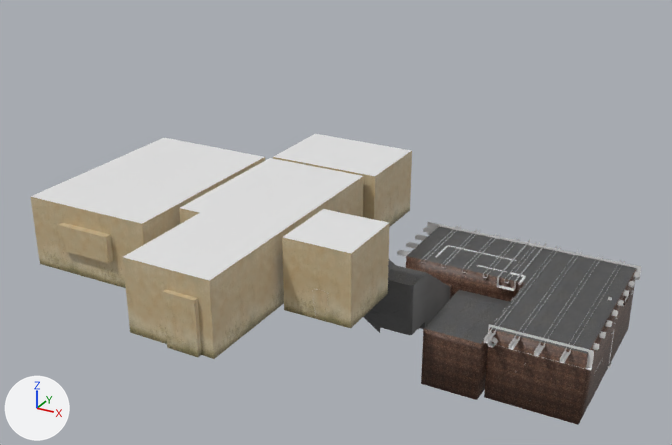
The FBX model DeathGameData/Assets/maps/Basement.fbx as it was, and as the next commit left it.
Camera for both pictures: a camera (50 mm lens) standing at (14.6, -36.8, 21.9) and looking at (-4.6, -1.9, 4.4). The axes (+X, +Y, +Z) are drawn at lower left. The lights are the same throughout. The picture after the commit comes second. Objects named as collision shapes, trigger or cutter boxes, shadow casters or lower levels of detail are left out. Where no turn or scale is listed for an object, it has been applied to the vertices. Vertices at exactly the same position are counted once.

Names of what the first picture shows: 'Basement', 'Basement_roof', 'Inside_Hall', 'Inside_LivingRoom', 'Inside_bathroom', 'Inside_bedroom', 'Stairs' and 2 more.
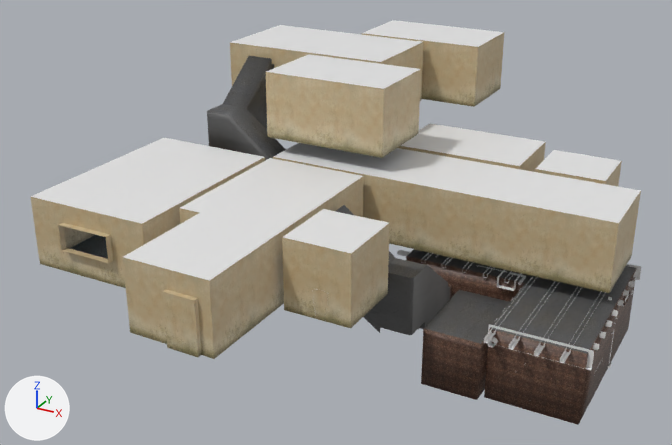
Location of each change, (x1, y1, x2, y2) in pixels of the pictures (672 x 445 px):
'Inside_hallway', added: after (273, 143, 641, 293)
'Upper_bedrooms.001', added (beige): after (266, 54, 421, 158)
'Upper_bedrooms.002', added: after (362, 20, 504, 107)
'Inside_bedroom', deleted: before (273, 134, 412, 227)
'Upper_bedrooms', added: after (230, 25, 424, 101)
'Upper_stairs', added: after (207, 56, 286, 161)
'Stairs', reshaped: before (338, 211, 450, 335); after (336, 205, 450, 335)
'Inside_hallway.001', added: after (398, 123, 546, 172)
'Inside_hallway.002', added: after (535, 150, 622, 186)
part 1 of me_cube_018, deleted (brown): before (58, 225, 108, 263)
part 2 of me_cube_018, surface changed: after (69, 235, 108, 259)
part 3 of me_cube_024, added: after (336, 205, 450, 333)

Diff of the bpy script that builds the scene:
```diff
--- a/DeathGameData/Assets/maps/Basement.fbx.py
+++ b/DeathGameData/Assets/maps/Basement.fbx.py
@@ me_cube_024 @@
-me_cube_024.from_pydata(...)  # 125 vertices, 67 faces; spans x -3.07..1.17, y -5.64..-1.45, z -0.28..6.25
+me_cube_024.from_pydata(...)  # 148 vertices, 88 faces; spans x -3.07..1.17, y -5.64..-1.45, z -0.28..6.59
+# me_cube_024 part 3: 23 vertices added at x -2.79..1.17, y -5.64..-1.73, z -0.08..6.59
 me_cube_024.materials.append(mat_stairs_ceiling)
@@ me_cube_018 @@
 # verts and faces of me_cube_018; kept vertices keep their numbers, new ones are numbered from 82
-me_cube_018.from_pydata(...)  # 82 vertices, 78 faces; spans x -14.61..-8.01, y -11.19..-1.9, z 3.91..7.09
+me_cube_018.from_pydata(...)  # 82 vertices, 76 faces; spans x -14.61..-8.01, y -11.19..-1.9, z 3.91..7.09
+# me_cube_018 part 1
+delete_faces([(50, 53, 52, 51)])
+# me_cube_018 part 2: 13 kept faces spanning x -14.31..-8.01, y -10.9..-1.9, z 3.91 get new texture (UV) coordinates
+# other edits to the shape of me_cube_018 do not show in these pictures
 me_cube_018.materials.append(mat_inside_wall)
@@ ob_inside_bedroom @@
-ob_inside_bedroom = bpy.data.objects.new('Inside_bedroom', me_cube_012)
@@ ob_inside_hallway_001 @@
+ob_inside_hallway_001 = bpy.data.objects.new('Inside_hallway.001', me_cube_040)  # 46 vertices, 42 faces; spans x -3.58..2.65, y 2.37..6.68, z 3.91..7.09; in mat_inside_wall (picture img_inside_wall_png), mat_inside_floor (picture img_inside_floor_png), mat_inside_ceiling (white #e7e7e7)
+ob_inside_hallway_001.location = (-0.09, -0.01, -0.05)
@@ ob_inside_hallway_002 @@
+ob_inside_hallway_002 = bpy.data.objects.new('Inside_hallway.002', me_cube_041)  # 38 vertices, 34 faces; spans x 3.36..6.6, y 2.37..5.68, z 3.91..7.09; in mat_inside_wall (picture img_inside_wall_png), mat_inside_floor (picture img_inside_floor_png), mat_inside_ceiling (white #e7e7e7)
+ob_inside_hallway_002.location = (-0.09, -0.01, -0.05)
@@ ob_upper_stairs @@
+ob_upper_stairs = bpy.data.objects.new('Upper_stairs', me_cube_038)  # 148 vertices, 88 faces; spans x -8.27..-4.08, y -1.15..3.09, z 3.62..10.49; in mat_stairs_ceiling (picture img_stone_ceiling_jpg), mat_stairs_walls (picture img_stairs_wall_png)
+ob_upper_stairs.location = (-4.04, -0.01, -0.05)
@@ ob_upper_bedrooms_001 @@
+ob_upper_bedrooms_001 = bpy.data.objects.new('Upper_bedrooms.001', me_cube_042)  # 46 vertices, 42 faces; spans x -4.66..1.44, y -1.16..3.06, z 7.81..10.99; in mat_inside_wall (picture img_inside_wall_png), mat_inside_floor (picture img_inside_floor_png), mat_inside_ceiling (white #e7e7e7)
+ob_upper_bedrooms_001.location = (-4.04, -0.01, -0.05)
@@ ob_inside_hallway @@
+ob_inside_hallway = bpy.data.objects.new('Inside_hallway', me_cube_012_1)  # 136 vertices, 125 faces; spans x -8.0..8.2, y -1.9..2.7, z 3.9..7.0; in mat_inside_wall (picture img_inside_wall_png), mat_inside_floor (picture img_inside_floor_png), mat_inside_ceiling (white #e7e7e7)
+ob_inside_hallway.location = (-0.09, -0.01, -0.05)
@@ ob_upper_bedrooms_002 @@
+ob_upper_bedrooms_002 = bpy.data.objects.new('Upper_bedrooms.002', me_cube_043)  # 58 vertices, 53 faces; spans x -4.6..2.17, y 8.06..12.66, z 7.81..10.99; in mat_inside_wall (picture img_inside_wall_png), mat_inside_floor (picture img_inside_floor_png), mat_inside_ceiling (white #e7e7e7)
+ob_upper_bedrooms_002.location = (-4.04, -0.01, -0.05)
@@ ob_upper_bedrooms @@
+ob_upper_bedrooms = bpy.data.objects.new('Upper_bedrooms', me_cube_032)  # 100 vertices, 88 faces; spans x -9.9..-0.76, y 2.81..8.06, z 7.81..10.99; in mat_inside_wall (picture img_inside_wall_png), mat_inside_floor (picture img_inside_floor_png), mat_inside_ceiling (white #e7e7e7), mat_stairs_ceiling (picture img_stone_ceiling_jpg)
+ob_upper_bedrooms.location = (-4.04, -0.01, -0.05)
```
